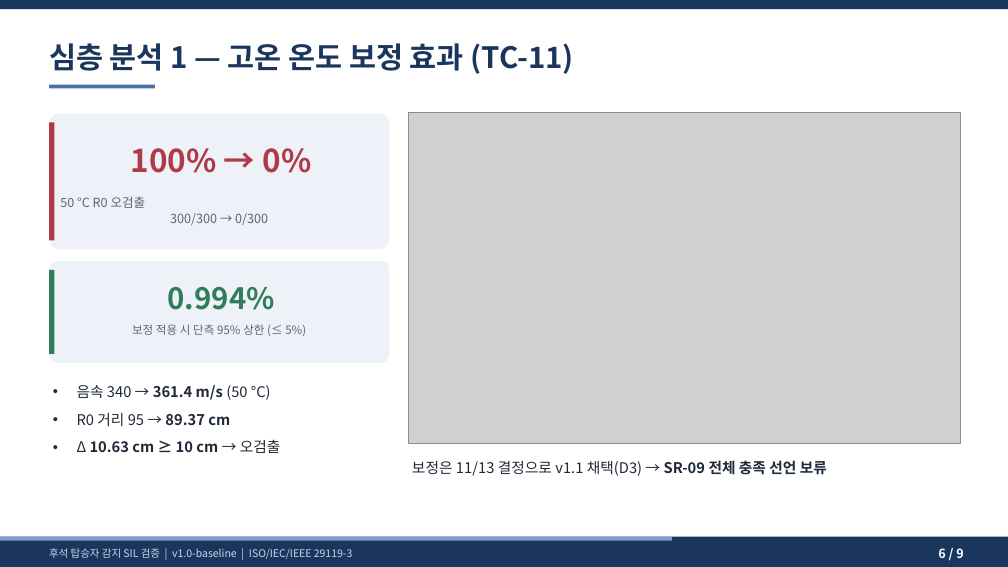
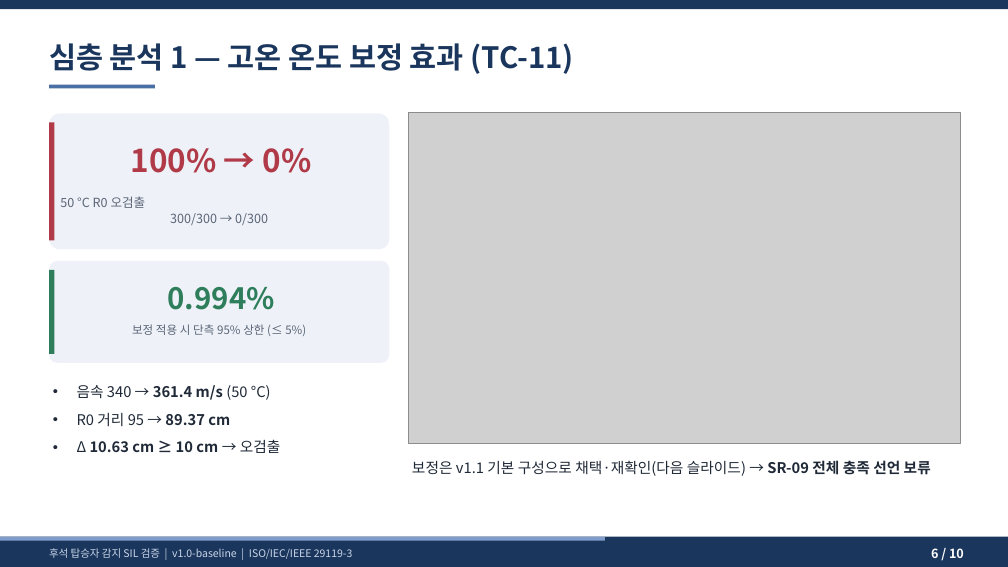
Before and after one commit to yooksoo828-prog/rear-seat-occupant-sil-verification, a slide deck: slide 6 of deliverables/후석탑승자감지_SIL검증_발표자료_v1.0.pptx. Drawn at 1008x567 pixels with LibreOffice and Linux fonts; fonts in the diff are those of the drawing; grey boxes stand for pictures. Boxes give left, top, right and bottom in pixels: in the first picture for what was removed or moved away, otherwise in the second. Text is boxed around its words. In the diff, an @@ line names an element or a change of style, - is before the commit and + after.

```diff
--- a/deliverables/후석탑승자감지_SIL검증_발표자료_v1.0.pptx
+++ b/deliverables/후석탑승자감지_SIL검증_발표자료_v1.0.pptx
@@ text at (x1=412, y1=460, x2=931, y2=476): text changed @@
-보정은 11/13 결정으로 v1.1 채택(D3) → SR-09 전체 충족 선언 보류
+보정은 v1.1 기본 구성으로 채택·재확인(다음 슬라이드) → SR-09 전체 충족 선언 보류
@@ rectangle resized from (x1=0, y1=537, x2=672, y2=541) to (x1=0, y1=537, x2=605, y2=541) @@
@@ text at (x1=931, y1=548, x2=964, y2=558): text changed @@
-6 / 9
+6 / 10
```
Also in this commit, not shown: 8 other slides changed, 1 slide added, 6 other files.
